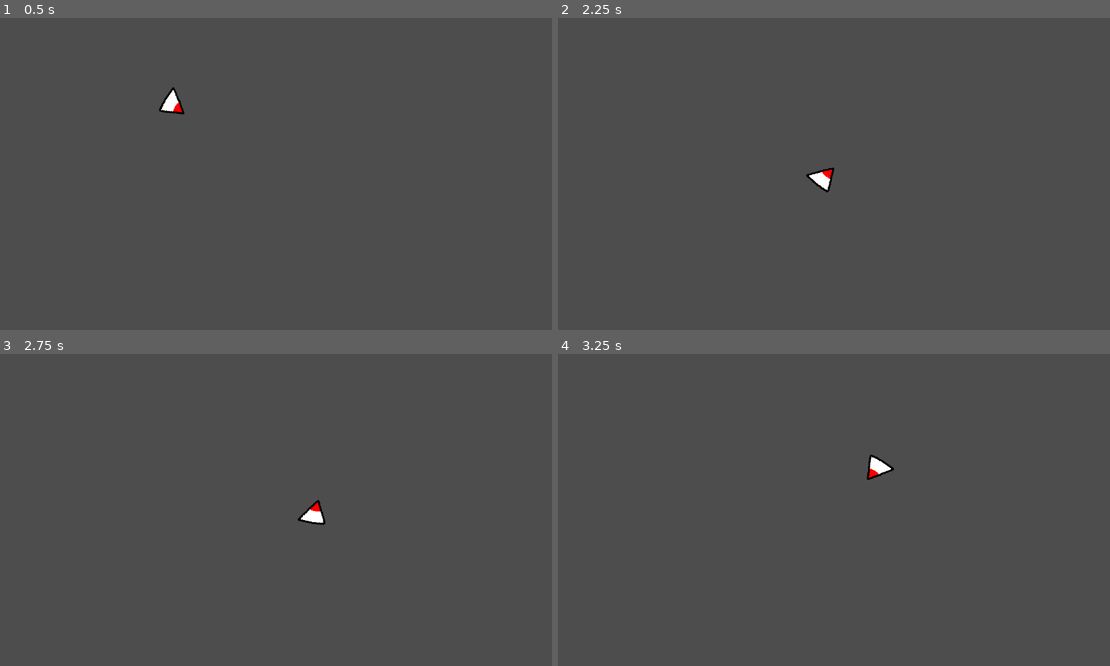
Above: before the commit, frames 1-4 (two rows, left to right).
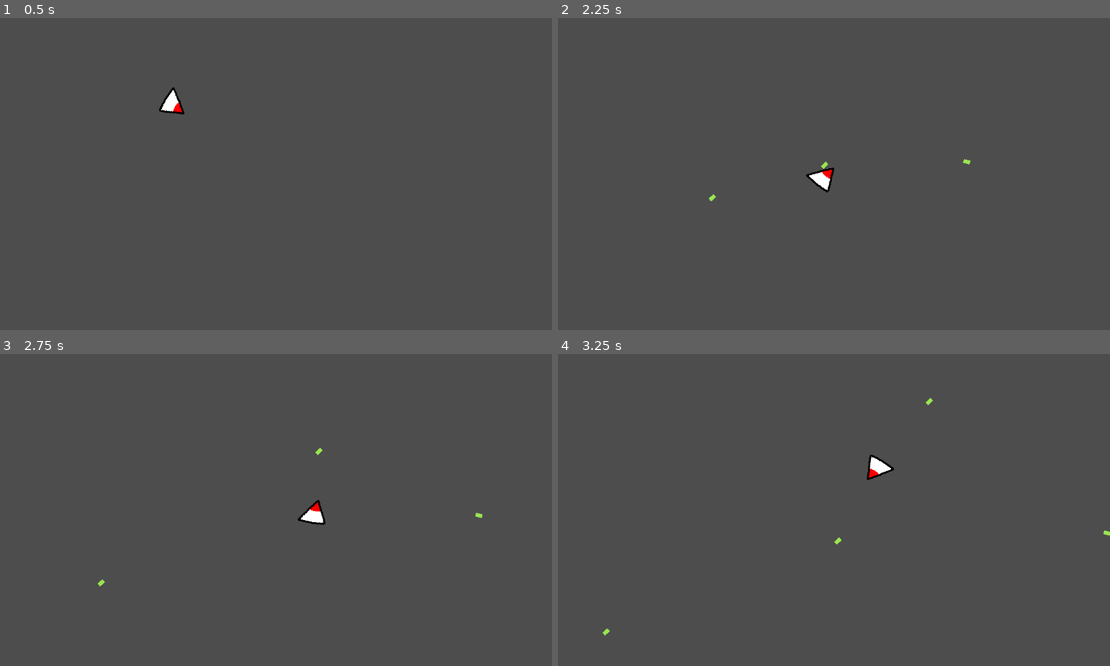
Above: after the commit, the same moments.

Repository: RyanDavidsonDev/GMTK2024-repo
Game: Godot game, scene res://RyanFolder/Scenes/RyanScene.tscn
The game is run twice, just before and just after one commit, with the same random seed, the same clock (stepped at 60 frames per second) and the same inputs.
Inputs (mouse positions are in pixels of both pictures, inside the frame that each line leads up to):
- Up to frame 1 (0.5 s): no input
- Up to frame 2 (2.25 s): tap Enter at 0.5 s; move the mouse to (955, 158) at 0.52 s; hold D (move_right) 0.53-1.28 s; tap Space (shoot) at 0.6, 1.35, 2.1 s; move the mouse to (723, 189) at 1.27 s; hold S (move_down) 1.28-2.03 s; move the mouse to (889, 105) at 2.02 s; hold D (move_right) from 2.03 s (still down)
- Up to frame 3 (2.75 s): keep holding D (move_right)
- Up to frame 4 (3.25 s): move the mouse to (806, 572) at 2.77 s; release D (move_right) at 2.78 s; hold W (move_up) from 2.78 s (still down); tap Space (shoot) at 2.85 s

Frame 1 is identical in both runs. In frame 2, less than 0.1% of the frame differs, in the area x 27-75%, y 45-59%; in frame 3, less than 0.1%; in frame 4, less than 0.1%, in the area x 8-100%, y 14-91%.
Error before the commit: Parse Error: Invalid argument for "instantiate()" function: argument 1 should be "PackedScene.GenEditState" but is "Vector2". (res://RyanFolder/Scripts/pellet_…

Commit message:
pellets fully working

Diff:
--- a/gmtk2024-project/RyanFolder/Scenes/RyanScene.tscn
+++ b/gmtk2024-project/RyanFolder/Scenes/RyanScene.tscn
@@ -9,5 +9,3 @@
 position = Vector2(368, 180)
 
 [node name="BulletManager" parent="." instance=ExtResource("2_rulhb")]
-
-[connection signal="shoot" from="Player" to="BulletManager" method="_on_player_shoot"]
--- a/gmtk2024-project/RyanFolder/Scenes/player.tscn
+++ b/gmtk2024-project/RyanFolder/Scenes/player.tscn
@@ -5,7 +5,7 @@
 
 [sub_resource type="CircleShape2D" id="CircleShape2D_tcdpd"]
 
-[node name="Player" type="CharacterBody2D"]
+[node name="Player" type="CharacterBody2D" groups=["player"]]
 collision_layer = 2
 collision_mask = 3
 script = ExtResource("1_tqj0c")
--- a/gmtk2024-project/RyanFolder/Scripts/Player.gd
+++ b/gmtk2024-project/RyanFolder/Scripts/Player.gd
@@ -1,4 +1,6 @@
 extends CharacterBody2D
+
+class_name Player
 
 signal shoot
 
--- a/gmtk2024-project/RyanFolder/Scripts/pellet.gd
+++ b/gmtk2024-project/RyanFolder/Scripts/pellet.gd
@@ -5,8 +5,16 @@
 @export var speed: float  =300
 @export var direction: Vector2
 
-func _init(direction: Vector2):
+func _init():
 	print("spawned, direction: " + str(direction))
+
+
+
+func setVars(pos: Vector2, dir:Vector2):
+
+	global_position = pos
+	direction = dir.normalized()
+	global_rotation = dir.angle() + PI/2
 
 func _physics_process(delta):
 
--- a/gmtk2024-project/RyanFolder/Scripts/pellet_manager.gd
+++ b/gmtk2024-project/RyanFolder/Scripts/pellet_manager.gd
@@ -2,11 +2,17 @@
 
 @export var pellet_scene : PackedScene
 
+@export var player: Player
 
 func _on_player_shoot(pos: Vector2, dir:Vector2):
 	print("spanwed")
-	var pellet = pellet_scene.instantiate(dir)
+	var pellet:Pellet = pellet_scene.instantiate()
 	add_child(pellet)
-	pellet.position = pos
-	pellet.direction = dir.normalized()
+
+	pellet.setVars(pos, dir)
+
 	add_to_group("bullets")
+
+func _ready():
+	player = get_tree().get_first_node_in_group("player")
+	player.shoot.connect(_on_player_shoot)
--- a/gmtk2024-project/project.godot
+++ b/gmtk2024-project/project.godot
@@ -14,6 +14,10 @@
 run/main_scene="res://RyanFolder/Scenes/RyanScene.tscn"
 config/features=PackedStringArray("4.3", "Forward Plus")
 config/icon="res://icon.svg"
+
+[global_group]
+
+player=""
 
 [input]
 
